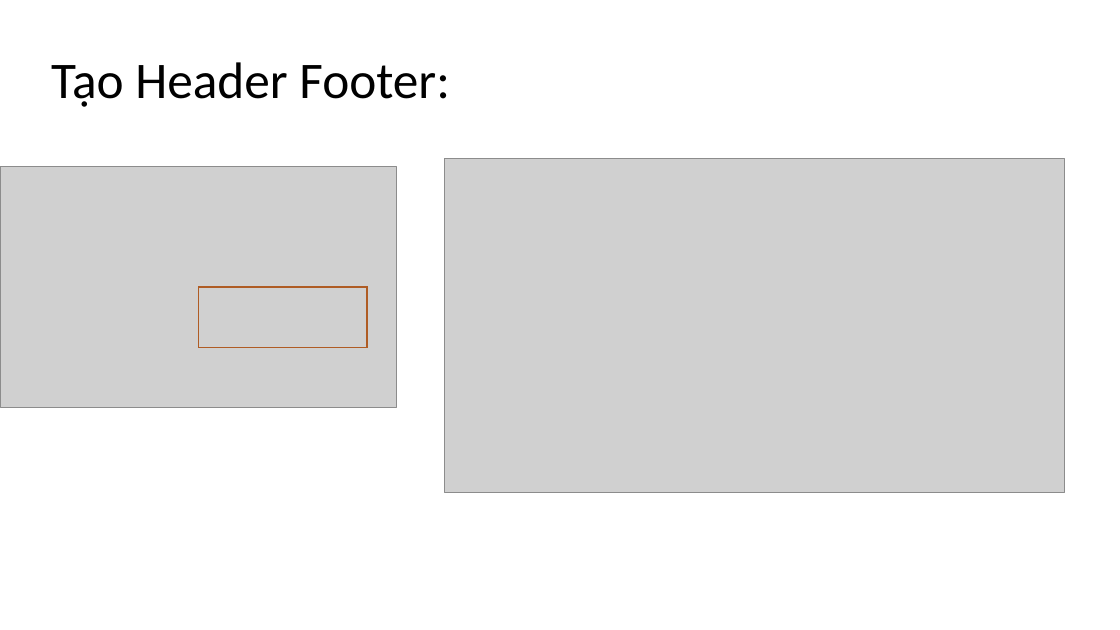
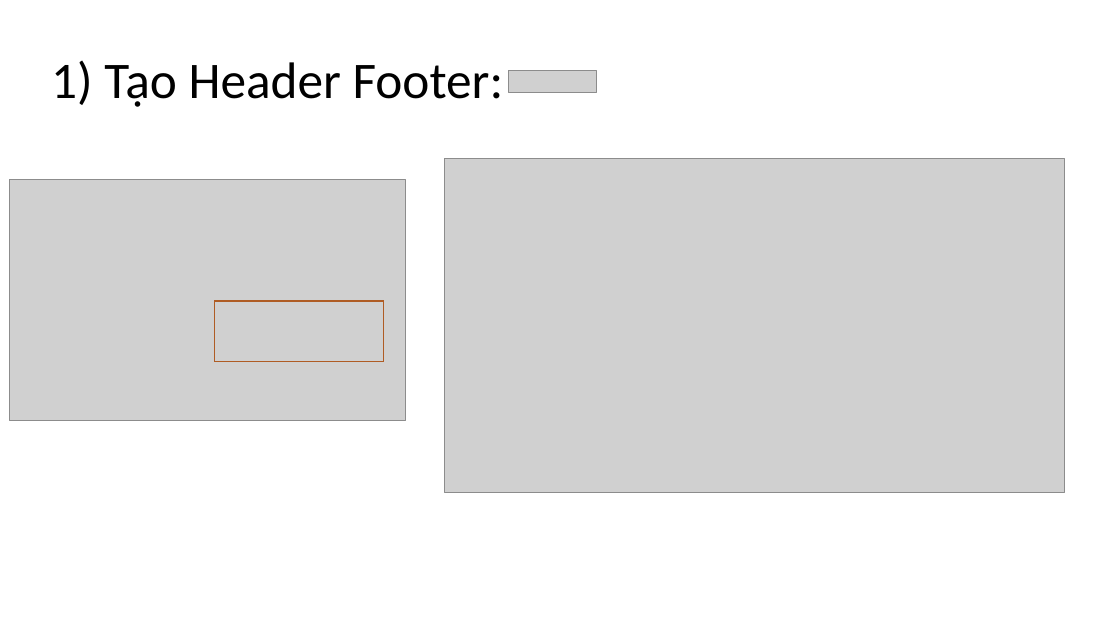
Before and after one commit to DangVanDoan05/WordPress, a slide deck: slide 7 of Thiết kế WebSite bán hàng.pptx. Drawn at 1120x630 pixels with LibreOffice and Linux fonts; fonts in the diff are those of the drawing; grey boxes stand for pictures. Boxes give left, top, right and bottom in pixels: in the first picture for what was removed or moved away, otherwise in the second. Text is boxed around its words. In the diff, an @@ line names an element or a change of style, - is before the commit and + after.

```diff
--- a/Thiết kế WebSite bán hàng.pptx
+++ b/Thiết kế WebSite bán hàng.pptx
@@ title at (51,61,504,107): text changed @@
-Tạo Header Footer:
+1) Tạo Header Footer:
@@ picture added at (509,71,597,92) @@
@@ picture: place and size @@
-picture at (0,166,397,408)
+picture at (9,180,406,421)
@@ rectangle: place and size @@
-rectangle at (198,287,367,348)
+rectangle at (214,301,383,361)
```
Also in this commit, not shown: 1 other slide changed, 5 slides added, 2 other files.
